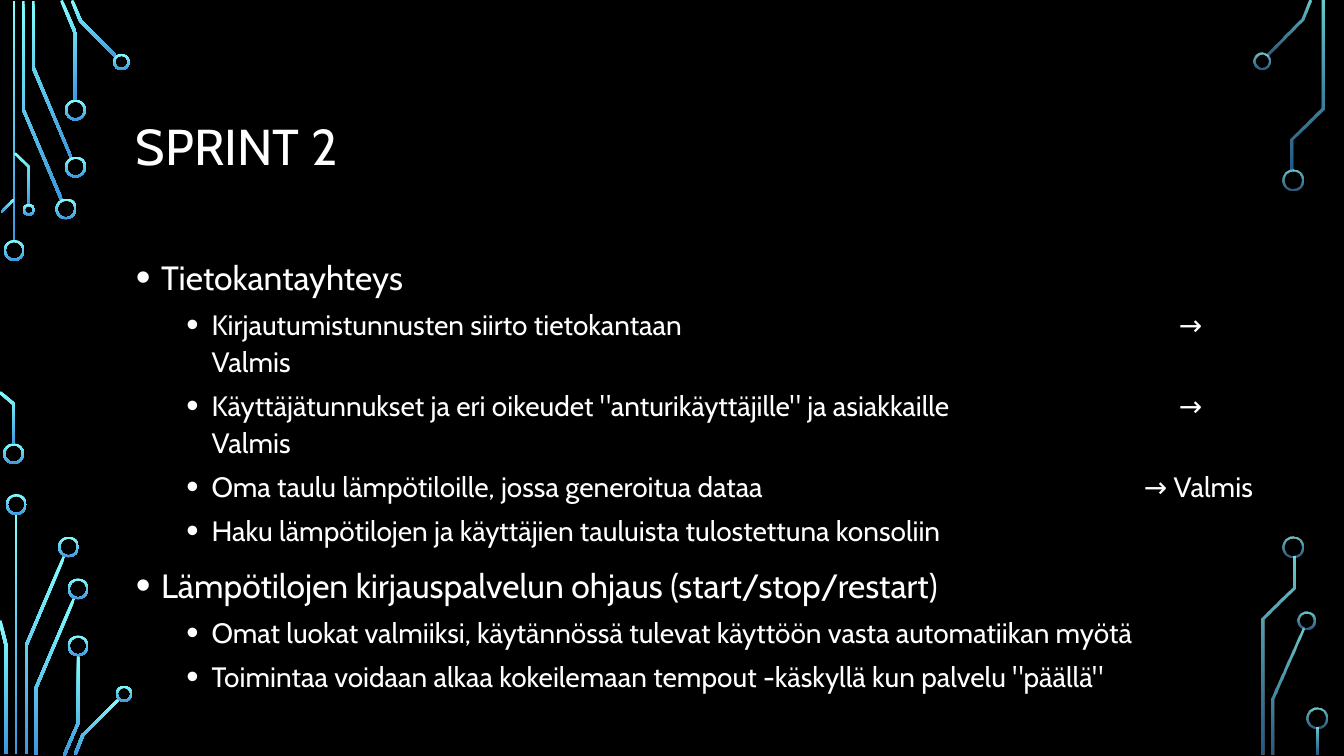
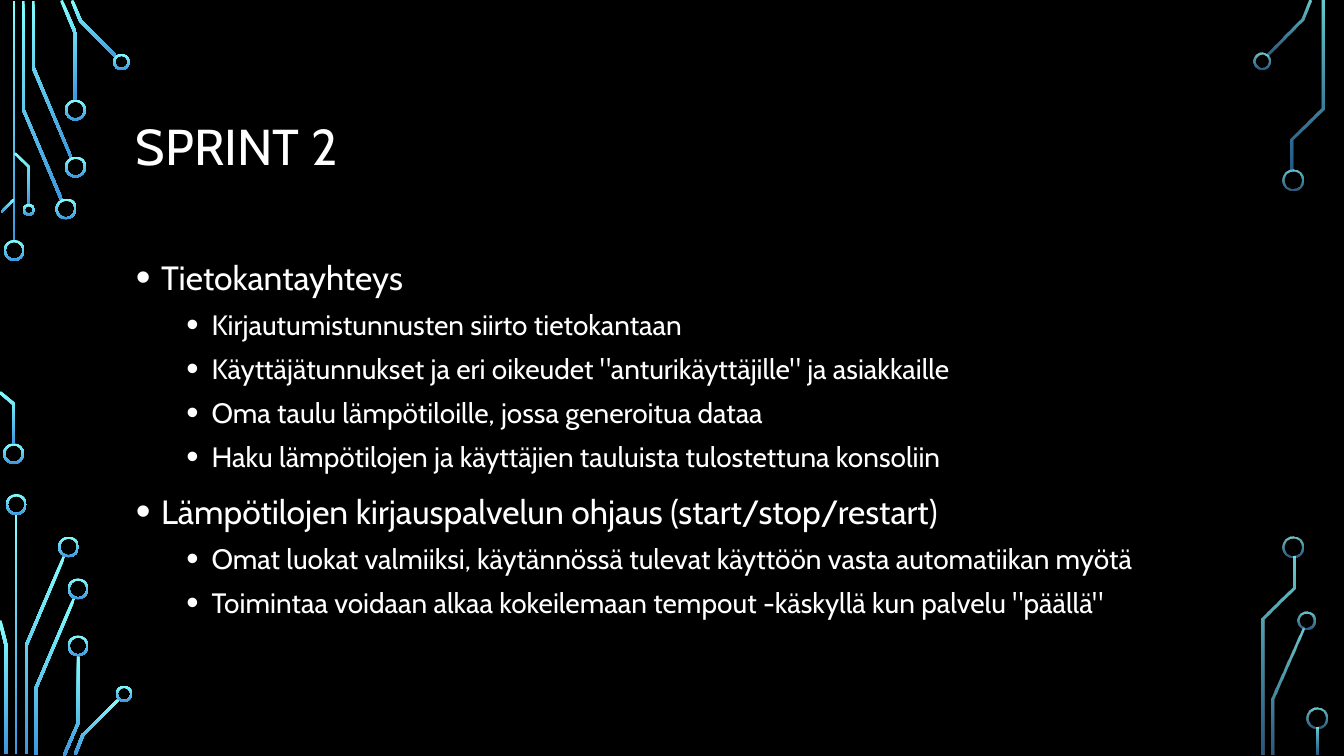
Before and after one commit to tempsens/java, a slide deck: slide 4 of java/DOCS/Ryhmä 9 - Lämpötilaseuranta v2.pptx. Drawn at 1344x756 pixels with LibreOffice and Linux fonts; fonts in the diff are those of the drawing; background and template pictures are left out. Boxes give left, top, right and bottom in pixels: in the first picture for what was removed or moved away, otherwise in the second. Text is boxed around its words. In the diff, an @@ line names an element or a change of style, - is before the commit and + after.

```diff
--- a/java/DOCS/Ryhmä 9 - Lämpötilaseuranta v2.pptx
+++ b/java/DOCS/Ryhmä 9 - Lämpötilaseuranta v2.pptx
@@ text at [212, 314, 949, 430]: text changed @@
-  • Kirjautumistunnusten siirto tietokantaan → Valmis
-  • Käyttäjätunnukset ja eri oikeudet "anturikäyttäjille" ja asiakkaille → Valmis
-  • Oma taulu lämpötiloille, jossa generoitua dataa → Valmis
+  • Kirjautumistunnusten siirto tietokantaan
+  • Käyttäjätunnukset ja eri oikeudet "anturikäyttäjille" ja asiakkaille
+  • Oma taulu lämpötiloille, jossa generoitua dataa
```
Also in this commit, not shown: 1 other slide changed, 39 other files.
